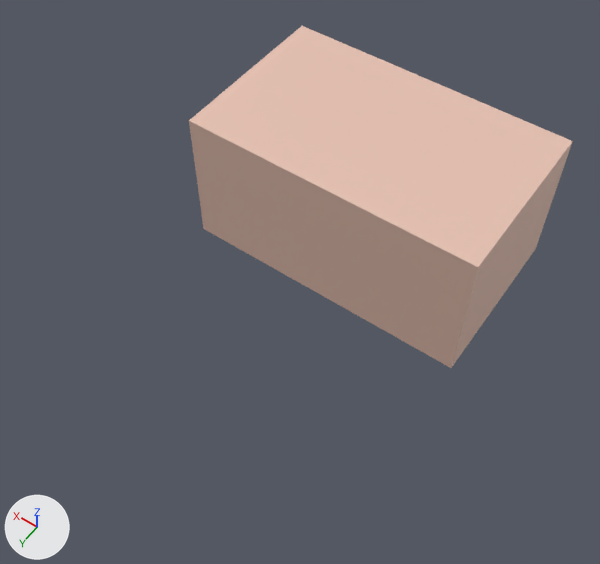
What one commit did to the FBX model Assets/Assets/Walls/Walls/Building_06_Windows.fbx.
One viewpoint serves both versions: a 50 mm lens placed at (-2.54, 12.03, 13.18), pointed at (2.97, 4.31, 1.05). The lights are fixed; the arrows at lower left show +X, +Y and +Z. Where no turn or scale is listed for an object, it has been applied to the vertices. Vertices at the same position are counted once.

Objects in the first picture: 'Building_06_Windows'.
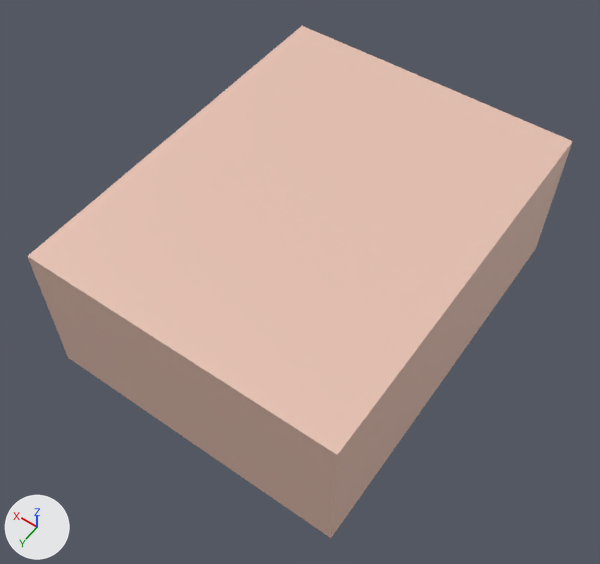
Location of each change, [x1, y1, x2, y2] in pixels of the pictures (600 x 564 px):
'Building_06_Windows', reshaped (42% wider, 50% taller)
    before: [189, 26, 573, 368]
    after: [27, 26, 573, 538]

Edits to the bpy script that builds the scene:
```text
Change me_scene_006:
    where me_scene_006.from_pydata(...)  # 1738 vertices, 1526 faces; spans x 0.0..6.0, y -0.06..3.6, z -0.1..2.9
    used by ob_building_06_windows; location = (0.0, 0.0, 0.0)
    before: 1732 (0.0, 3.6, -0.1) at pixel (451, 368), 1733 (0.0, 3.6, 2.9) at pixel (478, 267), 1734 (3.0, 3.6, 2.9) at pixel (322, 188), 1735 (3.0, 3.6, -0.1) at pixel (319, 294), 1736 (6.0, 3.6, -0.1) at pixel (203, 228)
    before: 1737 (6.0, 3.6, 2.9) at pixel (188, 120)
    me_scene_006 part 1
    add for i in [*range(1732, 1738)]: me_scene_006.vertices[i].co += Vector((0.0, 4.0, 0.0))
```
